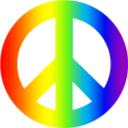
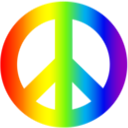
Two versions of the same layered image (128×128). Layer-by-layer changes:
painted on "Pasted Layer" over (0, 0, 128, 128)
removed layer "Background" over (0, 0, 128, 128)
